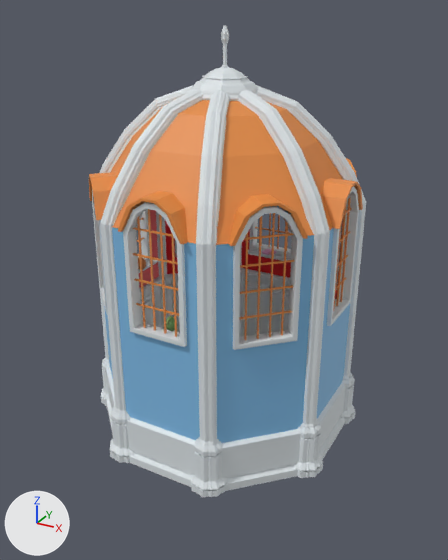
A saved change to the glTF model static/smallest church.glb.
Camera for both pictures: a 50 mm lens placed at (2.41, -4.4, 2.53), pointed at (-0.02, 0.01, 0.33). The axes (+X, +Y, +Z) are drawn at lower left. The lights are the same throughout. Where no turn or scale is listed for an object, it has been applied to the vertices. Vertices at the same position are counted once.

Objects in the first picture: 'beams', 'door', 'wallpaper', 'walls'.
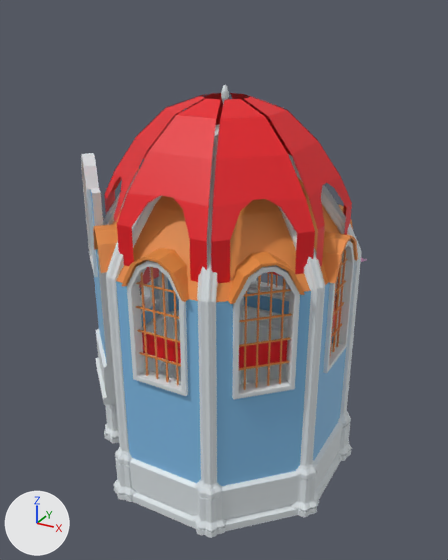
Location of each change, [x1, y1, x2, y2] in pixels of the pictures (448 x 560 px):
'walls', moved: before [89, 100, 363, 491]; after [93, 178, 358, 531]
'beams', reshaped, moved: before [92, 25, 366, 497]; after [103, 85, 362, 538]
'door', moved: before [92, 190, 115, 430]; after [81, 153, 116, 405]
part 1 of me_cylinder_007, deleted: before [101, 86, 193, 406]
part 2 of me_cylinder_007, deleted: before [256, 87, 354, 421]
part 3 of me_cylinder_007, cut back: before [100, 88, 330, 497]; after [110, 193, 325, 532]
'wallpaper', unchanged, uncovered by the edit: before [139, 210, 343, 299]; after [104, 93, 352, 368]

What the commit changed:
me_cylinder_007 is used by ob_beams; location (0.0, 0.0, -0.024).
me_cylinder_007 had 12808 vertices, 25136 faces and spanned x -1.15..1.15, y -1.15..1.14, z -0.97..2.44.
me_cylinder_007 now has 7522 vertices, 14768 faces and spans x -1.15..1.15, y -1.14..1.14, z -0.97..2.44.
me_cylinder_007 part 1: the loose piece of 881 vertices spanning x -1.14..-0.18, y -0.55..-0.01, z -0.97..2.0 is deleted.
me_cylinder_007 part 2: the loose piece of 881 vertices spanning x 0.18..1.14, y 0.01..0.55, z -0.97..2.0 is deleted.
me_cylinder_007 part 3: 109 vertices moved within x -0.5..1.13, y -1.13..-0.09, z -0.97..1.88; 2643 vertices removed from x -0.58..1.14, y -1.15..-0.04, z -0.97..2.0.
Object 'beams' (ob_beams) moves from (0.0, 0.0, -0.024) to (0.0, 0.0, -0.452).
Object 'walls' (ob_walls) moves from (0.0, 0.0, 0.0) to (0.0, 0.0, -0.427).
Object 'door' (ob_door) moves from (0.0, 0.0, 0.0) to (-0.483, 0.442, 0.059).
